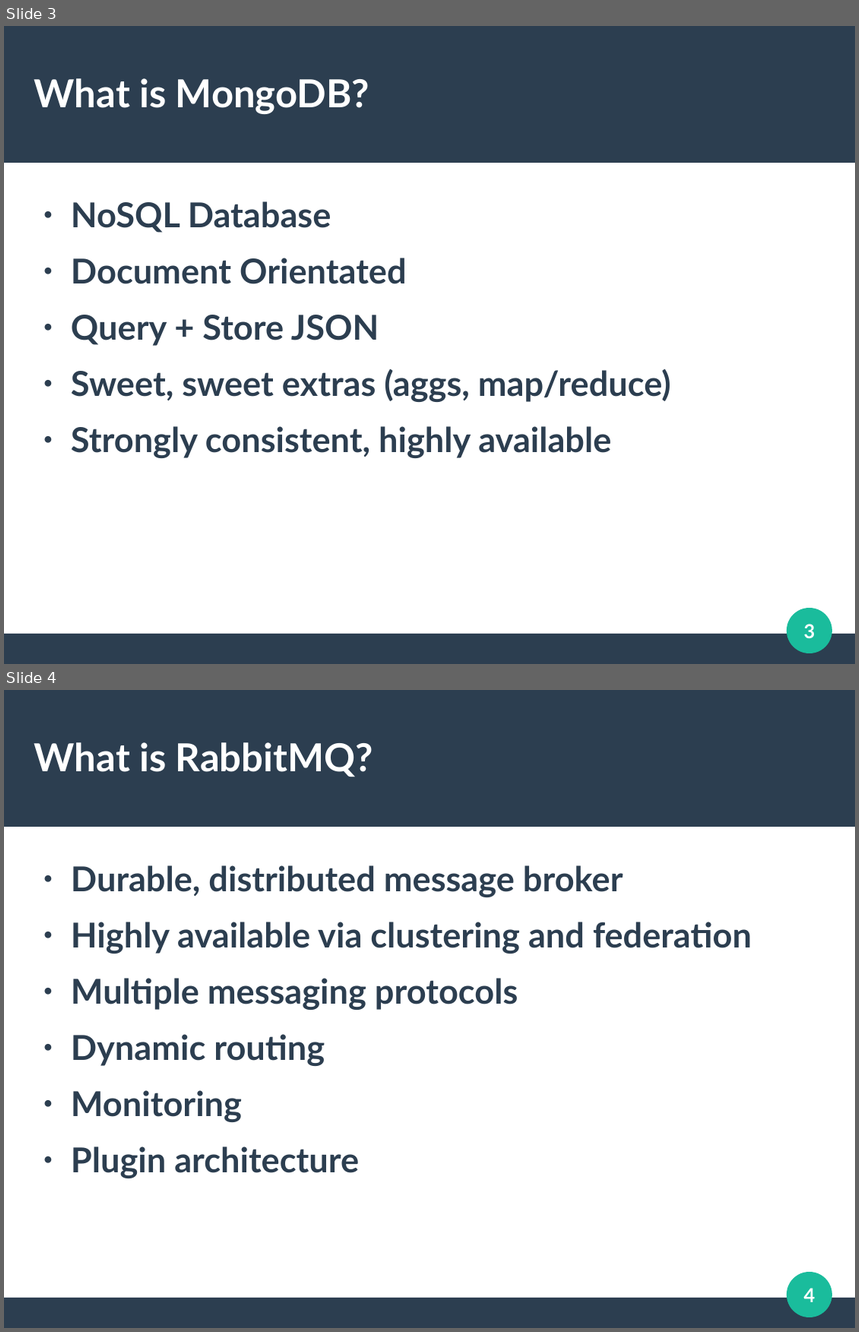
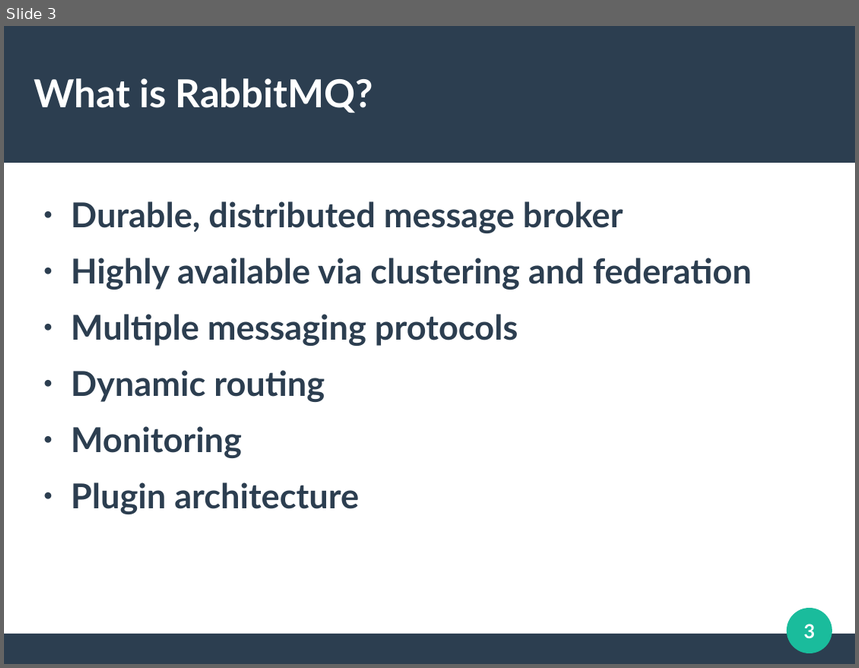
Before and after one commit to CrAzE124/bbd_demo, a slide deck: presentation/Untitled 2.odp. Shown one above the other, each under a label of ours: slides 3 and 4 before the commit, slide 3 after it. The pictures are 859x1332 and 859x668 pixels, drawn with LibreOffice and Linux fonts; fonts in the diff are those of the drawing. Boxes give left, top, right and bottom in pixels: in the first picture for what was removed or moved away, otherwise in the second. Text is boxed around its words. In the diff, an @@ line names an element or a change of style, - is before the commit and + after.

```diff
--- a/presentation/Untitled 2.odp
+++ b/presentation/Untitled 2.odp
@@ slide 3 removed at (x1=4, y1=26, x2=855, y2=664), background #FFFFFF; not listed: 3 template elements that a slide beside it also shows @@
@@ title removed at (x1=34, y1=78, x2=370, y2=114) @@
-What is MongoDB?
@@ text removed at (x1=71, y1=202, x2=671, y2=458) @@
-● NoSQL Database
-● Document Orientated
-● Query + Store JSON
-● Sweet, sweet extras (aggs, map/reduce)
-● Strongly consistent, highly available
@@ page number removed at (x1=804, y1=624, x2=816, y2=639) @@
-3
@@ what was slide 4 is now slide 3 @@
@@ page number at (x1=804, y1=624, x2=816, y2=639): text changed @@
-4
+3
```
Also in this commit, not shown: 3 slides changed, 1 slide added, 9 other files.
